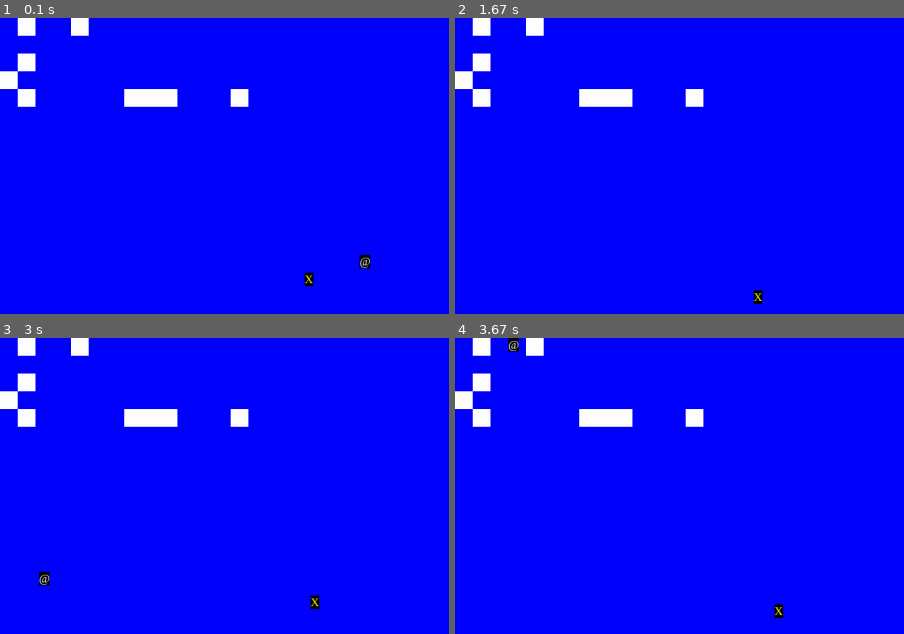
Above: before the commit, frames 1-4 (two rows, left to right).
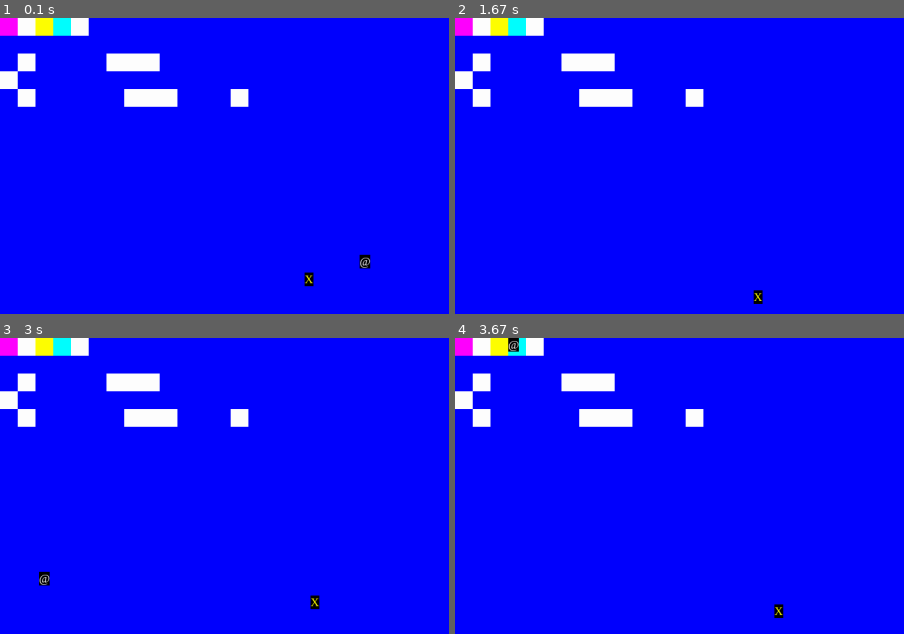
Above: after the commit, the same moments.

Repository: jankozuchowski/pygamengine
Game: pygame game, started from game.py
The game is run twice, just before and just after one commit, with the same random seed, the same clock (stepped at 60 frames per second) and the same inputs.
Inputs:
- Up to frame 1 (0.1 s): no input
- Up to frame 2 (1.67 s): hold Right 0.33-0.8 s; hold Up 0.83-1.13 s; hold Right 1.17-1.63 s
- Up to frame 3 (3 s): hold Left 1.67-2.2 s; hold Down 2.23-2.53 s; hold Left 2.57-2.97 s
- Up to frame 4 (3.67 s): hold Up 3-3.37 s; hold Right from 3.4 s (still down)
The pictures show only the part of the screen within x 0-50%, y 0-50%; the shares and areas given below are measured in that part.

The runs differ from the first frame. In frame 1, 1.5% of the frame differs, in the area x 0-36%, y 0-19%; in frame 2, 1.5%; in frame 3, 1.5%; in frame 4, 1.4%.

Commit message:
Added non-colliding class type sprites, to be able to use them in map generator (Office, Toilet, Kitchen).

Diff:
--- a/actions/loadmap.py
+++ b/actions/loadmap.py
@@ -18,7 +18,12 @@
                             (column*side, row*side, side, side),
                             self.parent,
                             )
-                    self.parent.sprites.add(map_object_class_instance)
+                    if map_cell[2]:
+                        self.parent.sprites.add(map_object_class_instance)
+                    else:
+                        self.parent.sprites_without_collision.add(
+                            map_object_class_instance
+                            )
 
     def transform(self, map_layout):
         pass
--- a/actions/massdraw.py
+++ b/actions/massdraw.py
@@ -28,5 +28,5 @@
 class CanvasMassDraw(BaseMassDraw):
     def execute(self):
         self._draw_background()
+        self._draw_entities(self.parent.sprites_without_collision)
         self._draw_entities(self.parent.sprites)
-        self._draw_entities(self.parent.sprites_without_collision)
--- a/maps/first_week.py
+++ b/maps/first_week.py
@@ -1,5 +1,5 @@
-first_week = [['.', '-', '.', '.', '-', '.', '.', '.', ',', '.', '.', '.', '.', ',', '.'],
+first_week = [['k', '-', 't', 'o', '-', '.', '.', '.', ',', '.', '.', '.', '.', ',', '.'],
               ['.', '.', '.', ',', '.', '.', '.', '.', ',', '.', '.', '.', '.', ',', '.'],
-              ['.', '-', '.', ',', '.', '.', '.', '.', ',', '.', '.', '.', '.', ',', '.'],
+              ['.', '-', '.', ',', '.', '.', '-', '-', '-', '.', '.', '.', '.', ',', '.'],
               ['-', '.', '.', ',', '.', '.', '.', '.', ',', '.', '.', '.', '.', ',', '.'],
               ['.', '-', '.', ',', ',', '.', '.', '-', '-', '-', '.', '.', '.', '-', '.']]
--- a/settings/actions/loadmap.py
+++ b/settings/actions/loadmap.py
@@ -1,3 +1,9 @@
+from settings.sprites.kitchen import Settings as KitchenSettings
+from sprites.kitchen import Kitchen
+from settings.sprites.office import Settings as OfficeSettings
+from sprites.office import Office
+from settings.sprites.toilet import Settings as ToiletSettings
+from sprites.toilet import Toilet
 from settings.sprites.wall import Settings as WallSettings
 from sprites.wall import Wall
 
@@ -6,5 +12,8 @@
     def __init__(self):
         self.cell_side = 30
         self.mapping = {
-                '-': [Wall, WallSettings]
+                '-': [Wall, WallSettings, True],
+                'k': [Kitchen, KitchenSettings, False],
+                'o': [Office, OfficeSettings, False],
+                't': [Toilet, ToiletSettings, False],
                 }
--- /dev/null
+++ b/settings/sprites/kitchen.py
@@ -0,0 +1,6 @@
+class Settings:
+    def __init__(self):
+        self.width = 30
+        self.height = 30
+        self.color = (255, 0, 255)
+        self.speed = 0
--- /dev/null
+++ b/settings/sprites/office.py
@@ -0,0 +1,6 @@
+class Settings:
+    def __init__(self):
+        self.width = 30
+        self.height = 30
+        self.color = (0, 255, 255)
+        self.speed = 0
--- /dev/null
+++ b/settings/sprites/toilet.py
@@ -0,0 +1,6 @@
+class Settings:
+    def __init__(self):
+        self.width = 30
+        self.height = 30
+        self.color = (255, 255, 0)
+        self.speed = 0
--- /dev/null
+++ b/sprites/kitchen.py
@@ -0,0 +1,25 @@
+from sprites.basesprite import BaseSprite
+import pygame
+
+
+class Kitchen(BaseSprite):
+    def __init__(self, settings, position, parent):
+        super().__init__(settings, position, parent)
+        self.surface = pygame.Surface((self.width, self.height))
+        pygame.draw.rect(
+                self.surface,
+                settings.color,
+                (0, 0, self.width, self.height),
+                )
+        self.move = Move()
+        self.update = Updater()
+
+
+class Move:
+    def execute(self):
+        pass
+
+
+class Updater:
+    def execute(self):
+        pass
--- /dev/null
+++ b/sprites/office.py
@@ -0,0 +1,25 @@
+from sprites.basesprite import BaseSprite
+import pygame
+
+
+class Office(BaseSprite):
+    def __init__(self, settings, position, parent):
+        super().__init__(settings, position, parent)
+        self.surface = pygame.Surface((self.width, self.height))
+        pygame.draw.rect(
+                self.surface,
+                settings.color,
+                (0, 0, self.width, self.height),
+                )
+        self.move = Move()
+        self.update = Updater()
+
+
+class Move:
+    def execute(self):
+        pass
+
+
+class Updater:
+    def execute(self):
+        pass
--- /dev/null
+++ b/sprites/toilet.py
@@ -0,0 +1,25 @@
+from sprites.basesprite import BaseSprite
+import pygame
+
+
+class Toilet(BaseSprite):
+    def __init__(self, settings, position, parent):
+        super().__init__(settings, position, parent)
+        self.surface = pygame.Surface((self.width, self.height))
+        pygame.draw.rect(
+                self.surface,
+                settings.color,
+                (0, 0, self.width, self.height),
+                )
+        self.move = Move()
+        self.update = Updater()
+
+
+class Move:
+    def execute(self):
+        pass
+
+
+class Updater:
+    def execute(self):
+        pass
Not shown, changed: TODO
